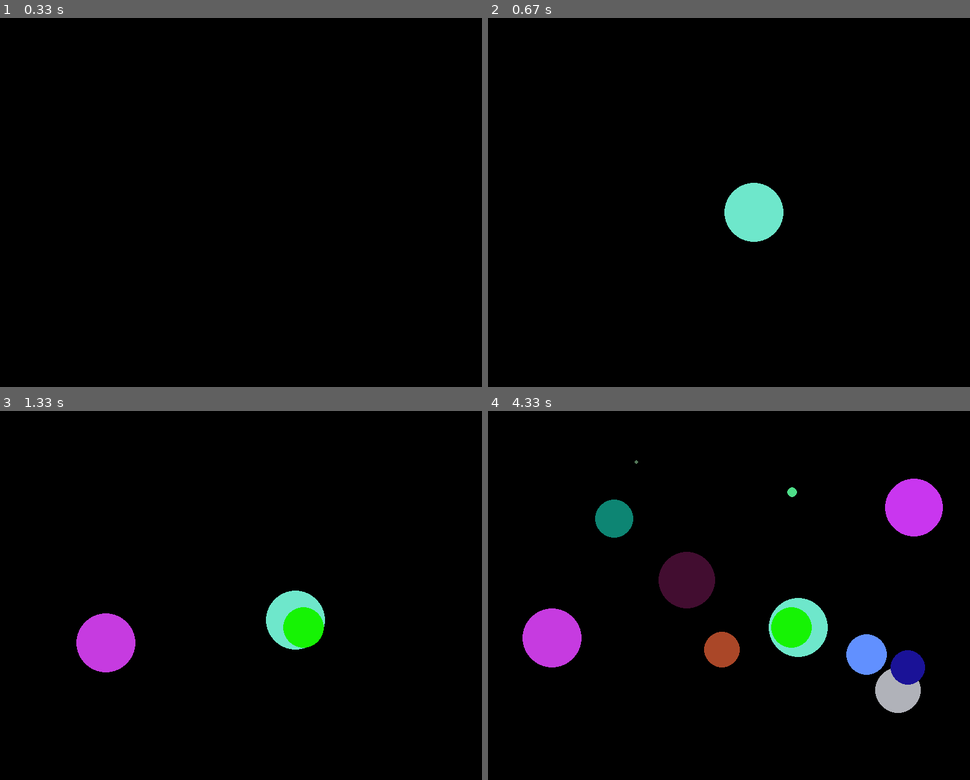
Above: before the commit, frames 1-4 (two rows, left to right).
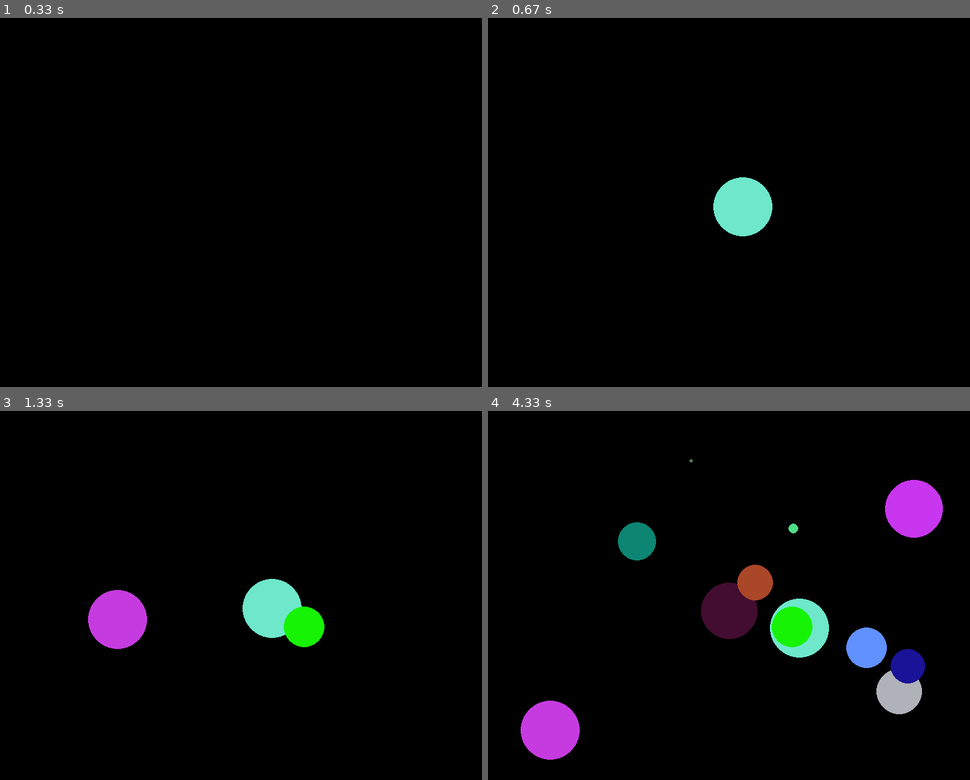
Above: after the commit, the same moments.

Repository: 7bryan/pygame-experiments
Game: pygame game, started from particle/particle2.py
Same seed, same stepped clock (60 frames per second), same inputs: the game is played once before the commit and once after it.
Inputs (mouse positions are in pixels of both pictures, inside the frame that each line leads up to):
- Up to frame 1 (0.33 s): no input
- Up to frame 2 (0.67 s): click (733, 202) at 0.38 s
- Up to frame 3 (1.33 s): click (130, 599) at 0.72 s; click (303, 628) at 1.05 s
- Up to frame 4 (4.33 s): click (743, 470) at 1.38 s; click (738, 632) at 1.72 s; click (859, 654) at 2.05 s; click (863, 562) at 2.38 s; click (912, 565) at 2.72 s; click (907, 669) at 3.05 s; click (757, 580) at 3.38 s; click (627, 529) at 3.72 s; click (868, 636) at 4.05 s

Frame 1 is identical in both runs. In frame 2, 0.8% of the frame differs, in the area x 46-62%, y 43-61%; in frame 3, 2.8%; in frame 4, 8.7%, in the area x 6-95%, y 13-95%.

Commit message:
add particle3.py

Diff:
--- a/particle/particle2.py
+++ b/particle/particle2.py
@@ -17,8 +17,8 @@
         self.rad = rad
 
         #init the move speed of x and y
-        self.move_x = random.randint(-2, 2)
-        self.move_y = random.randint(-2, 2)
+        self.move_x = random.randint(-3, 3)
+        self.move_y = random.randint(-3, 3)
 
     def draw(self):
         pygame.draw.circle(self.screen, self.color, self.pos, self.rad)
@@ -56,6 +56,7 @@
 def main_loop(screen):
     running = True
     circles = [] #list for string all the cirle class in the screen
+    clock = pygame.time.Clock()
 
     while running:
         for event in pygame.event.get():
@@ -91,6 +92,7 @@
                     c2.move_y *= -1
 
         pygame.display.update()
+        clock.tick(fps)
 
 
 def main():
--- a/particle/particle3.py
+++ b/particle/particle3.py
@@ -2,7 +2,37 @@
 from pygame.locals import *
 
 black = (0, 0, 0)
-size = (800, 600)
+red = (255, 0, 0)
+size = (1000, 700)
+fps = 60
+
+'''
+for i in range(50):
+    angle = random between 0 and 2π
+    speed = random between 1 and 5
+    vx = cos(angle) * speed
+    vy = sin(angle) * speed
+'''
+
+class Particle:
+    def __init__(self, screen, pos):
+        self.screen = screen
+        self.color = (random.randint(10, 255), random.randint(10, 255), random.randint(10, 255))
+        self.pos = pos.copy()
+        self.rad = random.randint(10, 50)
+        #determine the speed and the angle for each explosion particle
+        self.angle = random.uniform(0, 2 * math.pi)
+        self.speed = random.randint(1, 5)
+        self.vx = math.cos(self.angle) * self.speed
+        self.vy = math.sin(self.angle) * self.speed
+
+    def draw(self):
+        pygame.draw.circle(self.screen, self.color, self.pos, self.rad)
+
+    def move(self):
+        self.pos[0] += self.vx
+        self.pos[1] += self.vy
+
 
 def init():
     pygame.init()
@@ -11,16 +41,30 @@
     return screen
 
 def game_loop(screen):
-    fps = 60
     clock = pygame.time.Clock()
     running = True
+    explosions = [] #container for each explosion
 
     while running:
         for event in pygame.event.get():
             if event.type == QUIT:
                 running = False
 
+            if event.type == MOUSEBUTTONDOWN:
+                particles = [] #container for each particle
+                pos = list(pygame.mouse.get_pos())
+                #for each click, create 50 particle and store it in particles
+                for i in range(50):
+                    particles.append(Particle(screen, pos))
+                #then store the 50 particle that stored in particles into explosions
+                explosions.append(particles)
+
         screen.fill(black)
+        #for each click (each explosion in explosions), draw the 50 particle and move it
+        for explosion in explosions:
+            for particle in explosion:
+                particle.draw()
+                particle.move()
 
         pygame.display.update()
         clock.tick(fps)
@@ -28,7 +72,7 @@
 def main():
     screen = init()
     game_loop(screen)
-    pygame.init()
+    pygame.quit()
 
 if __name__ == "__main__":
     main()
